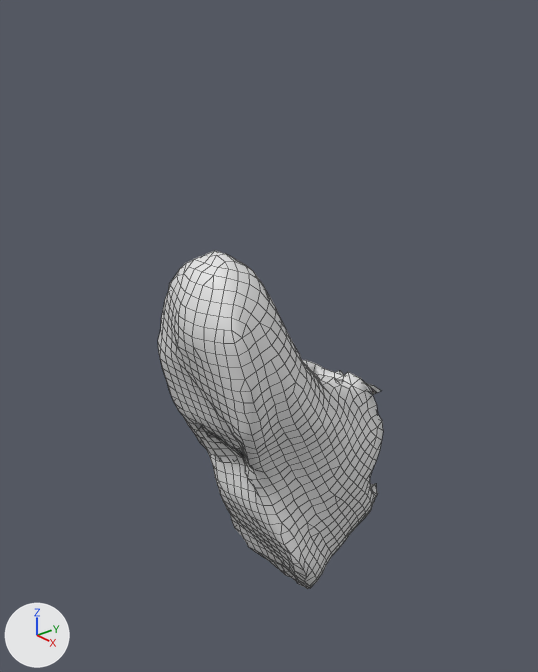
The Blender file Assets/Models/my_shoe_512.blend as it was, and as the next commit left it.
The view is the same before and after, from a 50 mm camera at (3.49, -3.79, 2.89) aimed at (-0.2, -0.67, 0.83). The lights are fixed; the arrows at lower left show +X, +Y and +Z. Mesh edges are drawn as thin lines.

Names of what the first picture shows: 'my_shoe_low_poly'.
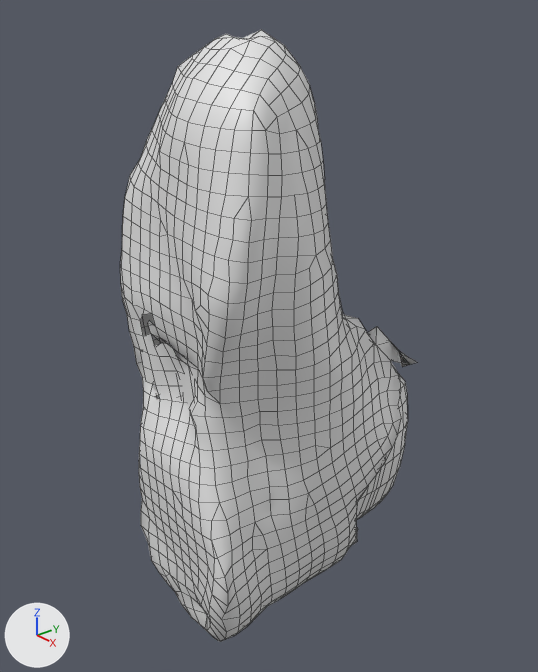
Changed parts and their boxes [x1, y1, x2, y2] in the pictures (538 x 672 px):
'my_shoe_low_poly', reshaped (32% wider, 81% taller): before [158, 251, 383, 589]; after [120, 30, 417, 642]
'Cube', added: after [174, 350, 408, 520]

What changed in the scene script:
```text
Change me_my_shoe_only_shoe:
    where me_my_shoe_only_shoe.from_pydata(...)  # 1982 vertices, 2010 faces; spans x -0.5..0.51, y -1.56..0.26, z -1.18..1.61
    used by ob_my_shoe_low_poly; location = (0.0, 0.0, 0.0)
    me_my_shoe_only_shoe part 1: the whole mesh is multiplied about the mesh origin by the matrix ((1.424, 0.123, 0.043), (-0.13, 1.328, 0.514), (0.004, -0.516, 1.334))
Add me_cube_001:
    me_cube_001.from_pydata(...)  # 456 vertices, 446 faces; spans x -0.67..0.53, y -1.48..0.42, z -0.93..2.58
    me_cube_001.polygons.foreach_set('use_smooth', [True] * 446)
Add ob_cube:
    ob_cube = bpy.data.objects.new('Cube', me_cube_001)
    ob_cube.location = (0.0, 0.0, 0.0)
```
